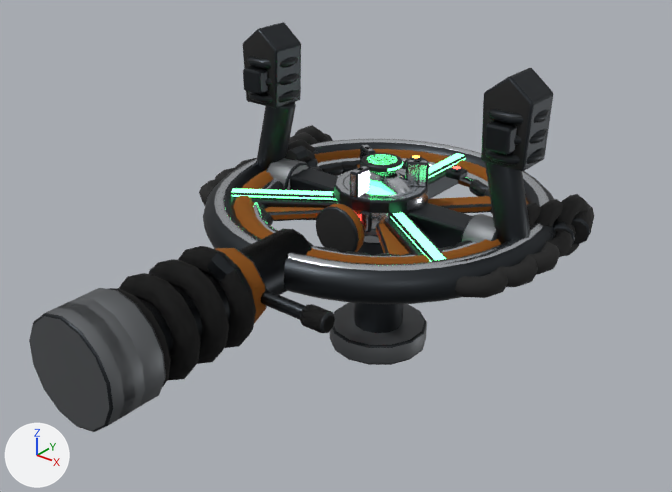
One commit to the Blender file Assets/Game/Art/Models/_Source~/components/props/steering_yoke.blend: the scene before it, then after it.
Camera for both pictures: a 50 mm camera at (1.064, -1.483, 0.795) aimed at (0.035, -0.196, -0.003). The lights are fixed; the arrows at lower left show +X, +Y and +Z. The older version comes first.

In view in the first picture: 'Mesh_SteeringYoke_Butterfly', 'Mesh_SteeringYoke_Ring', 'Mesh_SteeringYoke_Salvaged', 'Mesh_SteeringYoke_Twin'.
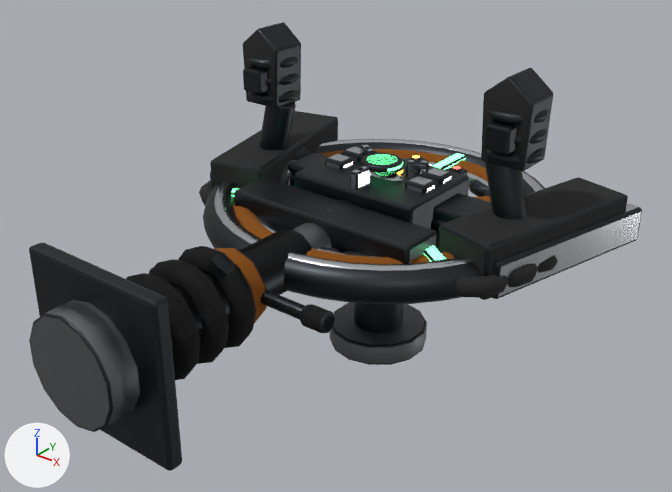
Location of each change, [x1, y1, x2, y2] in pixels of the pictures (672 x 492 px):
```json
{"object": "Mesh_SteeringYoke_Wheel", "change": "added", "after": [29, 111, 642, 471], "faces in mat_mat_metal_steel_dark (dark grey #3a3e42)": [29, 117, 642, 471], "faces in mat_mat_plastic_rubber_black (black #1a1a1a)": [212, 111, 627, 298], "faces in mat_mat_metal_chrome_scuffed (light grey #c9cdd2)": [326, 147, 641, 297], "faces in mat_mat_metal_steel_worn (grey #7a7d80)": [294, 223, 332, 249]}
{"object": "Mesh_SteeringYoke_Butterfly", "change": "unchanged, covered by the edit", "before": [79, 125, 594, 407], "after": [171, 147, 421, 351]}
```

Edits to the scene script, one JSON object a line:
```json
{"op": "add", "block": "me_mesh_steeringyoke_wheel", "code": ["me_mesh_steeringyoke_wheel = bpy.data.meshes.new('Mesh_SteeringYoke_Wheel')", "me_mesh_steeringyoke_wheel.from_pydata(...)  # 1052 vertices, 978 faces; spans x -0.466..0.466, y -0.75..0.266, z -0.15..0.15", "# faces by material slot: [890, 36, 12, 28, 12]", "me_mesh_steeringyoke_wheel.materials.append(mat_mat_metal_steel_dark)  # dark grey #3a3e42", "me_mesh_steeringyoke_wheel.materials.append(mat_mat_metal_chrome_scuffed)  # light grey #c9cdd2", "me_mesh_steeringyoke_wheel.materials.append(mat_mat_plastic_rubber_black)  # black #1a1a1a", "me_mesh_steeringyoke_wheel.materials.append(mat_mat_metal_steel_worn)  # grey #7a7d80", "me_mesh_steeringyoke_wheel.materials.append(mat_mat_emissive_amber)  # orange #ffb347, glowing orange #ffb347"]}
{"op": "add", "block": "ob_mesh_steeringyoke_wheel", "code": ["ob_mesh_steeringyoke_wheel = bpy.data.objects.new('Mesh_SteeringYoke_Wheel', me_mesh_steeringyoke_wheel)", "ob_mesh_steeringyoke_wheel.location = (0.0, 0.0, 0.0)"]}
```
